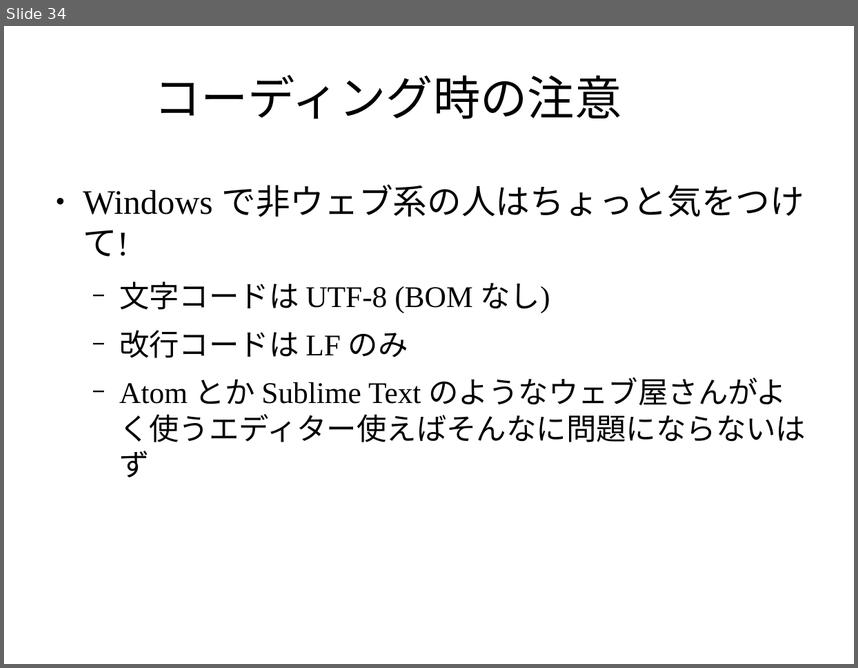
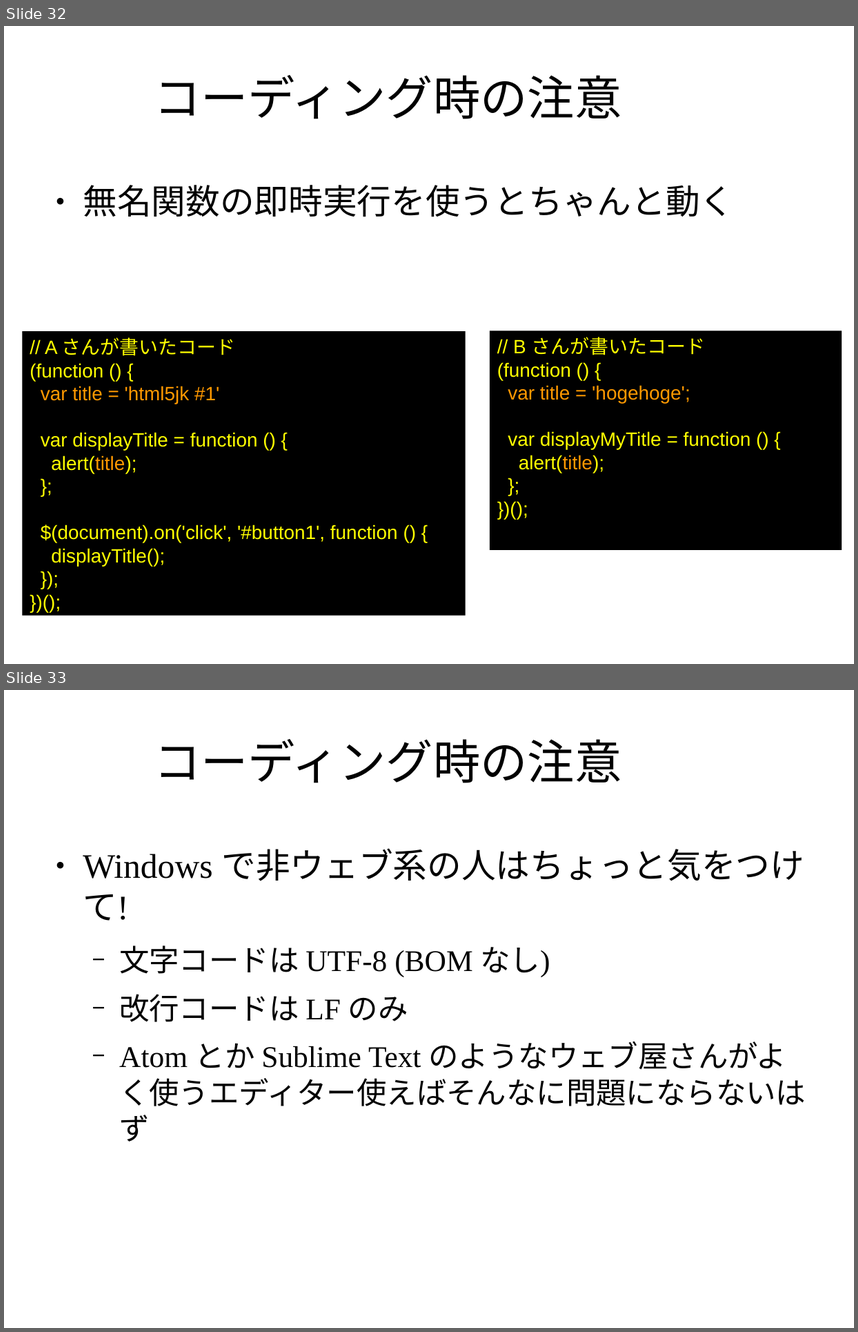
Before and after one commit to masakura/slides, a slide deck: html5jk#1/slide2.odp. Shown one above the other, each under a label of ours: slide 34 before the commit, slides 32 and 33 after it. The pictures are 858x668 and 858x1332 pixels, drawn with LibreOffice and Linux fonts; fonts in the diff are those of the drawing; background and template pictures are left out. Boxes give left, top, right and bottom in pixels: in the first picture for what was removed or moved away, otherwise in the second. Text is boxed around its words. In the diff, an @@ line names an element or a change of style, - is before the commit and + after.

```diff
--- a/html5jk#1/slide2.odp
+++ b/html5jk#1/slide2.odp
@@ slide 32 added at <box>4,26,854,664</box>, background picture (left out) @@
@@ title added at <box>154,75,622,119</box>, 44 pt, text #000000 @@
+コーディング時の注意
@@ text added at <box>83,185,734,217</box>, 32 pt, text #000000 @@
+● 無名関数の即時実行を使うとちゃんと動く
@@ rectangle added at <box>23,332,466,615</box>, fill #000000, 18 pt, text #FFFF00 @@
+// A さんが書いたコード
+(function () {
+var title = 'html5jk #1'
+var displayTitle = function () {
+alert(title);
+};
+$(document).on('click', '#button1', function () {
+displayTitle();
+});
+})();
@@ rectangle added at <box>490,331,842,550</box>, fill #000000, 18 pt, text #FFFF00 @@
+// B さんが書いたコード
+(function () {
+var title = 'hogehoge';
+var displayMyTitle = function () {
+alert(title);
+};
+})();
@@ what was slide 34 is now slide 33 @@
```
Also in this commit, not shown: 4 slides changed, 2 other slides added, 2 slides removed.
